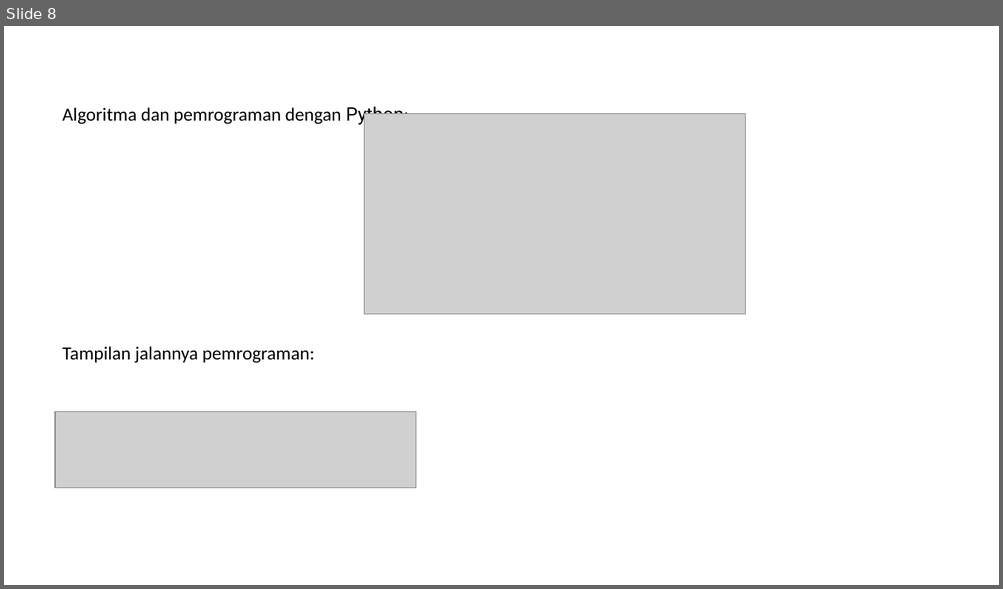
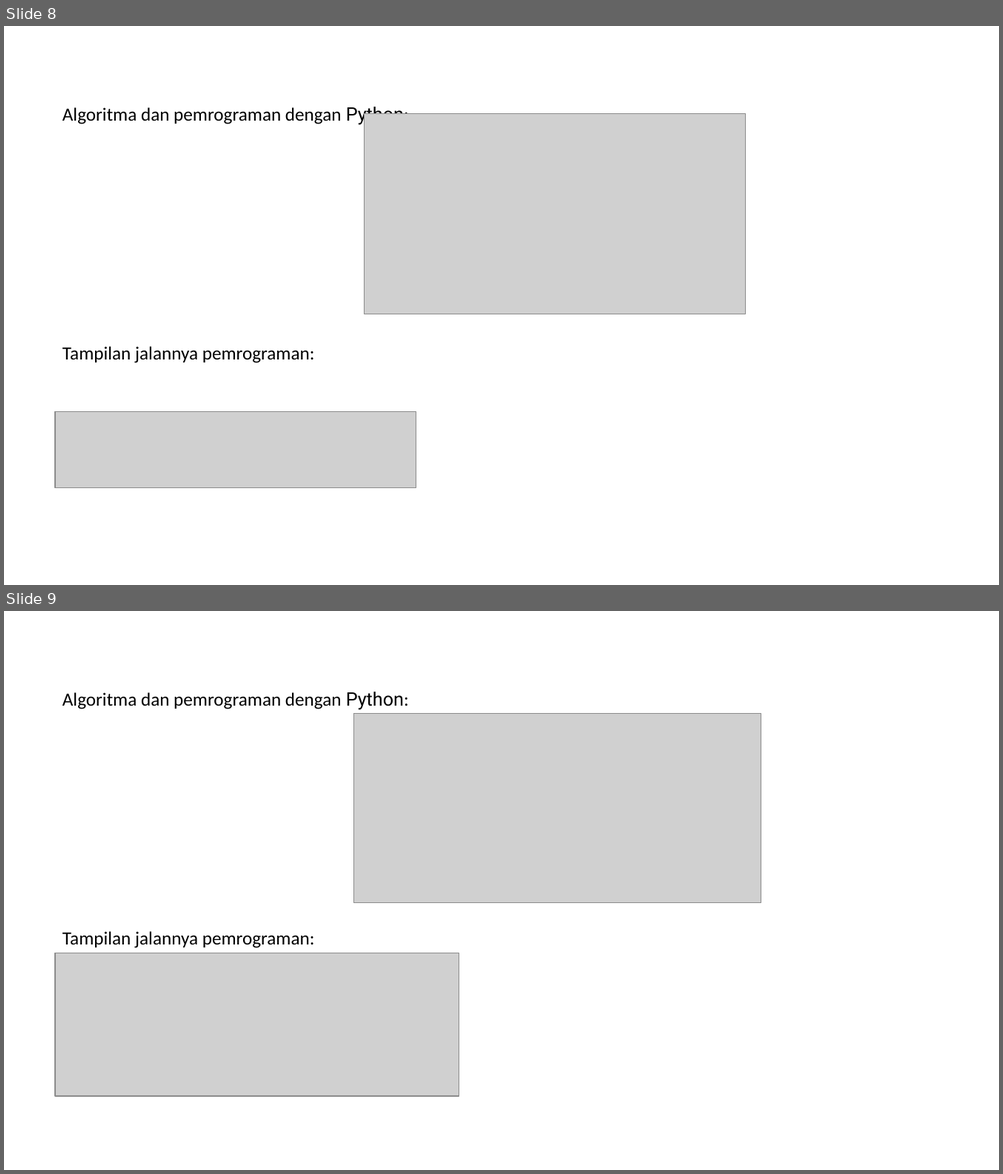
Before and after one commit to zysrnh/AlproP13_Kampus, a slide deck: 250414010_ZakiYusronHasyimmi_Pr13.pptx. Shown one above the other, each under a label of ours: slide 8 before the commit, slides 8 and 9 after it. The pictures are 1003x589 and 1003x1174 pixels, drawn with LibreOffice and Linux fonts; fonts in the diff are those of the drawing; grey boxes stand for pictures. Boxes give left, top, right and bottom in pixels: in the first picture for what was removed or moved away, otherwise in the second. Text is boxed around its words. In the diff, an @@ line names an element or a change of style, - is before the commit and + after.

```diff
--- a/250414010_ZakiYusronHasyimmi_Pr13.pptx
+++ b/250414010_ZakiYusronHasyimmi_Pr13.pptx
@@ slide 9 added at box(4, 611, 999, 1170), background #FFFFFF @@
@@ text added at box(62, 692, 409, 710), 18 pt, text #000000 @@
+Algoritma dan pemrograman dengan Python:
@@ picture added at box(354, 714, 760, 903) @@
@@ text added at box(62, 931, 315, 948), 18 pt, text #000000 @@
+Tampilan jalannya pemrograman:
@@ picture added at box(55, 953, 458, 1096) @@
```
Also in this commit, not shown: 1 other slide added, 1 other file.
